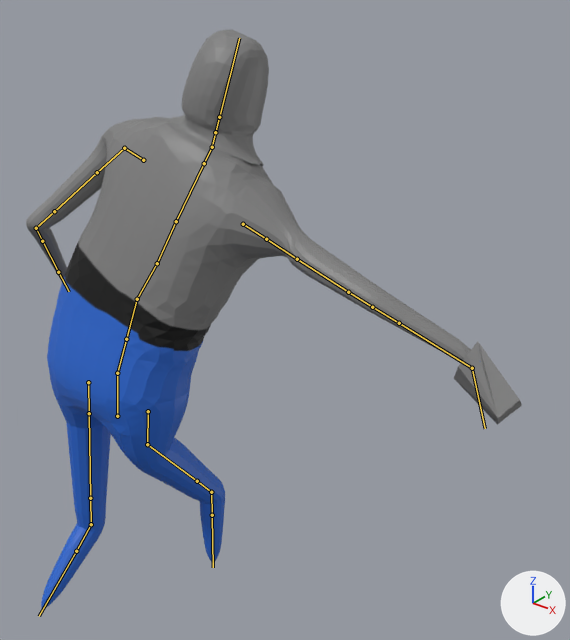
Two versions of the Blender file resources/blender/blocky_trashbot.blend, one commit apart.
Before and after are seen from a 50 mm camera at (1.628, -1.225, 1.902) aimed at (0.446, 0.252, 0.986). The lights are fixed; the arrows at lower right show +X, +Y and +Z. The older version comes first. Both versions are drawn at frame 11 of the action 'Slash2'; the numbers are the values there. The bones that bend it are drawn over the model as lines.
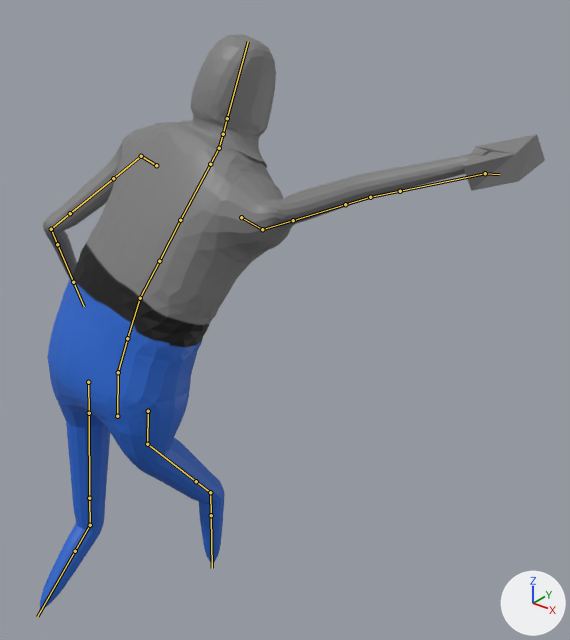
Changed parts and their boxes [x1, y1, x2, y2] in the pictures (570 x 640 px):
'Cube', posed: before [26, 30, 522, 609]; after [40, 34, 545, 610]
bone 'Bone.001', root to tip: before (117, 373) to (126, 339); after (118, 372) to (127, 338)
bone 'Bone.002', root to tip: before (126, 339) to (137, 299); after (127, 338) to (140, 298)
bone 'Bone.003', root to tip: before (137, 299) to (157, 263); after (140, 298) to (159, 261)
bone 'Bone.004', root to tip: before (157, 263) to (176, 221); after (159, 261) to (180, 220)
bone 'Bone.021.L', root to tip: before (243, 224) to (266, 239); after (241, 217) to (262, 229)
bone 'Bone.022.L', root to tip: before (266, 239) to (297, 259); after (262, 229) to (293, 220)
bone 'Bone.027.L', root to tip: before (372, 307) to (399, 323); after (370, 197) to (400, 191)
bone 'Bone.029.L', root to tip: before (472, 368) to (485, 428); after (485, 173) to (499, 174)

The change in detail:
Bone 'Bone.001' (bone_bone_001) turns from (-14, -1, -5) to (-16, 10, -7) degrees about its own x, y and z.
Bone 'Bone.002' (bone_bone_002) turns from (0, 0, 0) to (-1, -19, -1) degrees about its own x, y and z.
Bone 'Bone.003' (bone_bone_003) turns from (0, 2, -18) to (-1, 2, -14) degrees about its own x, y and z.
Bone 'Bone.004' (bone_bone_004) turns from (-3, -1, 9) to (-5, -1, 7) degrees about its own x, y and z.
Bone 'Bone.021.L' (bone_bone_021_l) turns from (0, 0, 0) to (-1, -1, 1) degrees about its own x, y and z.
Bone 'Bone.022.L' (bone_bone_022_l) turns from (0, 0, 0) to (9, 7, 33) degrees about its own x, y and z.
Bone 'Bone.027.L' (bone_bone_027_l) turns from (-10, 1, 9) to (-8, 1, 7) degrees about its own x, y and z.
Bone 'Bone.029.L' (bone_bone_029_l) turns from (-59, 58, -95) to (19, -3, -61) degrees about its own x, y and z.
